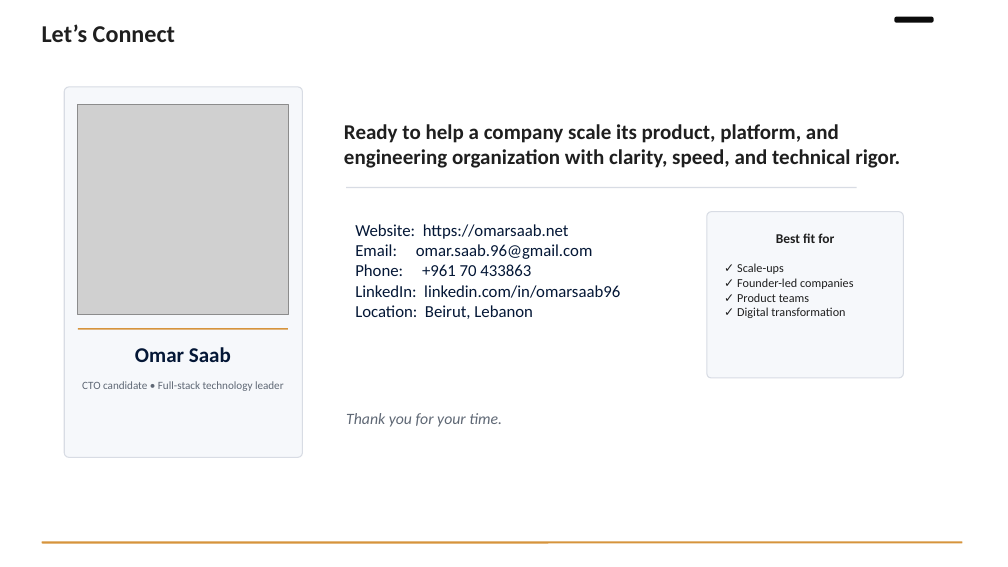
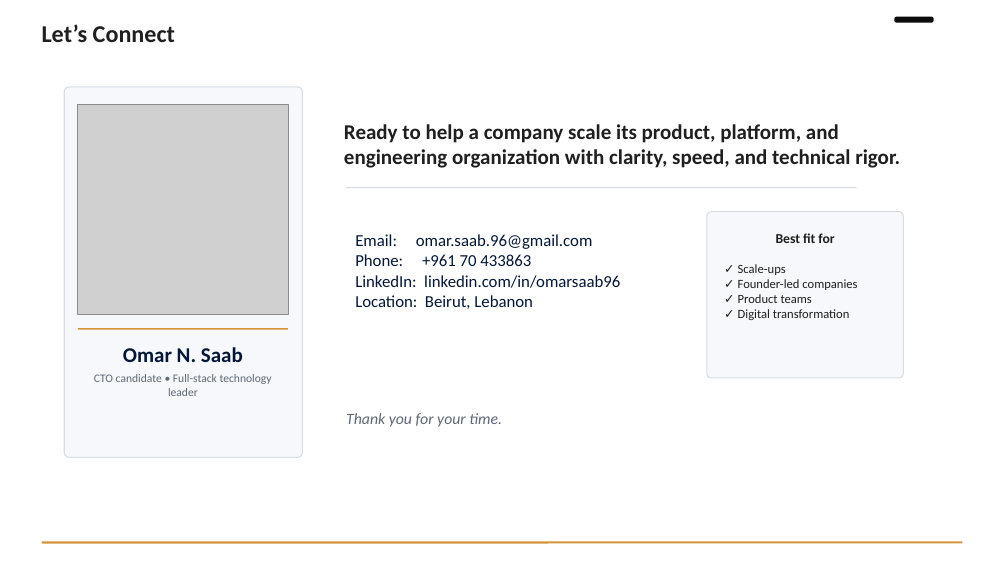
Before and after one commit to omarsaab96/portfolio, a slide deck: slide 18 of omarsaab_portfolio.pptx (slide 13 before the commit). Drawn at 1008x567 pixels with LibreOffice and Linux fonts; fonts in the diff are those of the drawing; grey boxes stand for pictures. Boxes give left, top, right and bottom in pixels: in the first picture for what was removed or moved away, otherwise in the second. Text is boxed around its words. In the diff, an @@ line names an element or a change of style, - is before the commit and + after.

```diff
--- a/omarsaab_portfolio.pptx
+++ b/omarsaab_portfolio.pptx
@@ text at <box>355,224,569,239</box>: paragraph removed @@
-Website: https://omarsaab.net
@@ text "Best fit for" at <box>776,233,834,243</box>: size 12.8 to 13 pt @@
@@ text "✓ Scale-ups" at <box>738,264,857,320</box>: size 11.6 to 12 pt @@
@@ text at <box>123,347,243,362</box>: text changed @@
-Omar Saab
+Omar N. Saab
@@ text "CTO candidate • Full-stack technology ..." at <box>94,374,272,396</box>: size 10.6 to 11 pt @@
```
Also in this commit, not shown: 13 other slides changed, 5 slides added, 1 other file.
